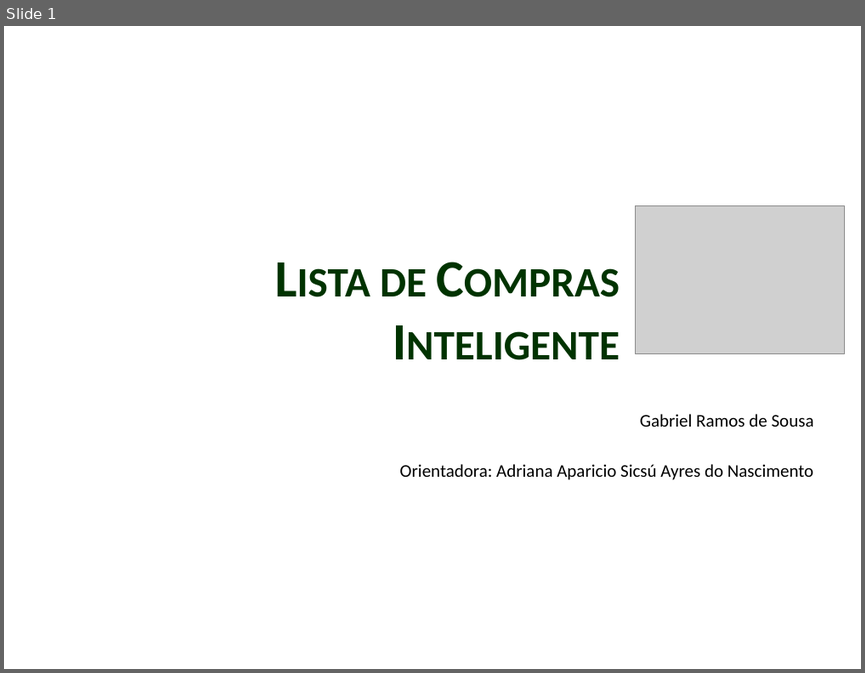
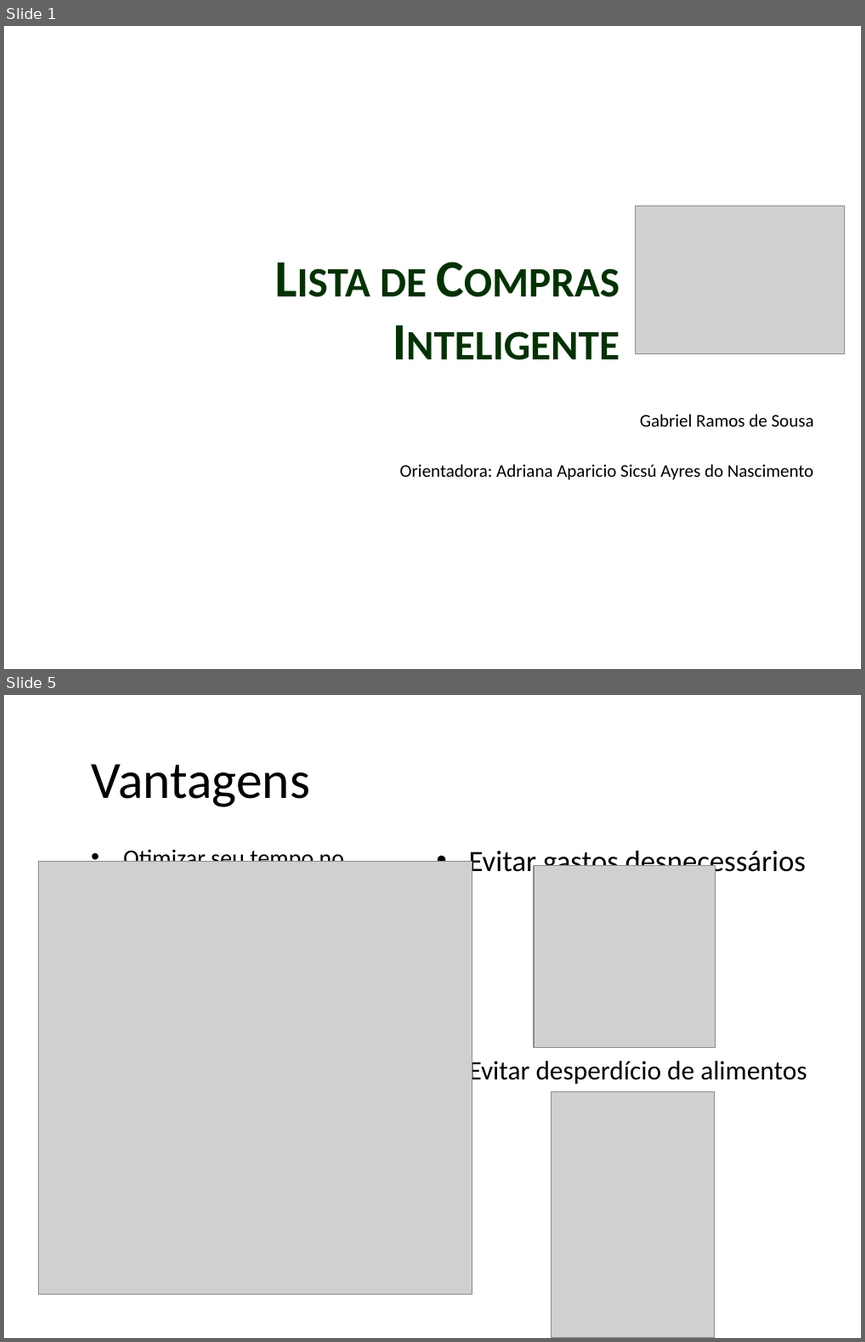
Before and after one commit to ramos1gabriel/tcc-uva, a slide deck: apresentacao_M1/TCC.pptx. Shown one above the other, each under a label of ours: slide 1 before the commit, slides 1 and 5 after it; the slides between them are not shown. The pictures are 865x673 and 865x1342 pixels, drawn with LibreOffice and Linux fonts; fonts in the diff are those of the drawing; grey boxes stand for pictures; background and template pictures are left out. Boxes give left, top, right and bottom in pixels: in the first picture for what was removed or moved away, otherwise in the second. Text is boxed around its words. In the diff, an @@ line names an element or a change of style, - is before the commit and + after.

```diff
--- a/apresentacao_M1/TCC.pptx
+++ b/apresentacao_M1/TCC.pptx
@@ slide 5 added at box(4, 695, 861, 1338), background picture (left out) @@
@@ title added at box(91, 764, 310, 807), 44 pt, text #000000 @@
+Vantagens
@@ text added at box(123, 845, 345, 862), 20 pt, text #000000 @@
+• Otimizar seu tempo no supermercado
@@ text added at box(469, 847, 806, 879), 24.8 pt, text #000000 @@
+• Evitar gastos desnecessários
@@ picture added at box(39, 862, 472, 1294) @@
@@ picture added at box(534, 866, 715, 1047) @@
@@ text added at box(469, 1057, 806, 1086), 22.4 pt, text #000000 @@
+• Evitar desperdício de alimentos
@@ picture added at box(551, 1092, 715, 1338) @@
```
Also in this commit, not shown: 4 slides changed, 1 other slide added, 1 slide removed, 10 other files.
